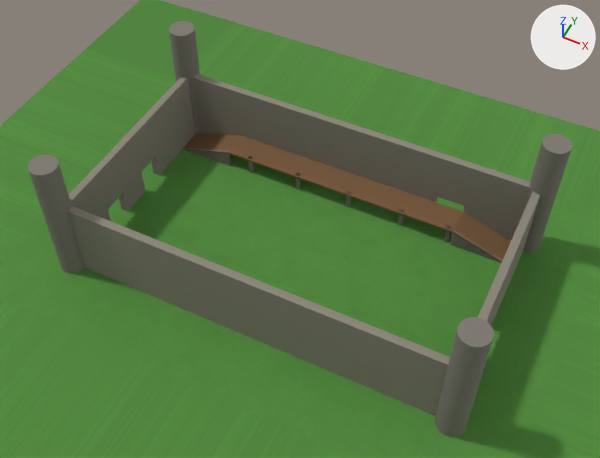
The glTF model assets/maps/room-demo.glb: old version first, new version second.
Rendered twice from a 50 mm lens placed at (70.9, -143.8, 189.7), pointed at (1.2, -4.4, 15.6). Every picture has the same lights, and +X, +Y and +Z are marked at upper right. The first picture is the older version. Where no turn or scale is listed for an object, it has been applied to the vertices.

The scene before the commit, as lines of its bpy script (objects in view):
```python
ob_ground = bpy.data.objects.new('ground', me_mesh_0)
ob_ground.location = (-78.5, 54.0, 0.0)
ob_mb_static_0 = bpy.data.objects.new('mb_static_0', me_mesh_1)
ob_mb_static_0.location = (-78.5, 54.0, 0.0)
ob_mb_static_1 = bpy.data.objects.new('mb_static_1', me_mesh_2)
ob_mb_static_1.location = (-78.5, 54.0, 0.0)
ob_mesh_3 = bpy.data.objects.new('Mesh_3', me_mesh_3)
ob_mesh_3.parent = ob_obj_r1o15
ob_mesh_3.location = (0.0, 0.0, 0.0)
ob_mesh_3_001 = bpy.data.objects.new('Mesh_3.001', me_mesh_3)
ob_mesh_3_001.parent = ob_obj_r1o16
ob_mesh_3_001.location = (0.0, 0.0, 0.0)
ob_mesh_3_002 = bpy.data.objects.new('Mesh_3.002', me_mesh_3)
ob_mesh_3_002.parent = ob_obj_r1o17
ob_mesh_3_002.location = (0.0, 0.0, 0.0)
ob_mesh_3_003 = bpy.data.objects.new('Mesh_3.003', me_mesh_3)
ob_mesh_3_003.parent = ob_obj_r1o18
ob_mesh_3_003.location = (0.0, 0.0, 0.0)
ob_mesh_3_028 = bpy.data.objects.new('Mesh_3.028', me_mesh_3)
ob_mesh_3_028.parent = ob_obj_r1o43
ob_mesh_3_028.location = (0.0, 0.0, 0.0)
ob_mesh_3_029 = bpy.data.objects.new('Mesh_3.029', me_mesh_3)
ob_mesh_3_029.parent = ob_obj_r1o44
ob_mesh_3_029.location = (0.0, 0.0, 0.0)
```
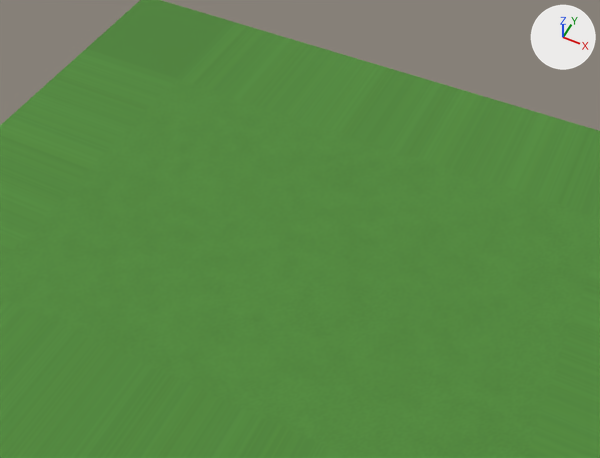
Not visible in the pictures: 'Mesh_3.046', 'Mesh_3.047', 'Mesh_3.048', 'Mesh_3.049', 'Mesh_3.050', 'Mesh_3.051'.

Location of each change, [x1, y1, x2, y2] in pixels of the pictures (600 x 458 px):
'mb_static_0', deleted
    before: [68, 74, 540, 416]
'mb_static_1', deleted (brown)
    before: [183, 133, 511, 262]
'Mesh_3.003', deleted
    before: [435, 317, 494, 437]
'Mesh_3.002', deleted
    before: [27, 154, 85, 274]
'Mesh_3.001', deleted
    before: [523, 134, 573, 252]
'Mesh_3', deleted
    before: [169, 21, 200, 134]
'Mesh_3.056', deleted
    before: [397, 209, 404, 226]
'Mesh_3.055', deleted
    before: [345, 190, 351, 207]
'Mesh_3.057', deleted
    before: [443, 225, 451, 242]
'Mesh_3.054', deleted
    before: [295, 172, 300, 189]
'Mesh_3.053', deleted
    before: [248, 156, 254, 173]
'Mesh_3.028', deleted
    before: [227, 151, 230, 166]
'Mesh_3.029', deleted
    before: [451, 231, 456, 245]
'Mesh_3.030', deleted
    before: [453, 232, 458, 246]
'Mesh_3.031', deleted
    before: [455, 233, 460, 247]
'Mesh_3.032', deleted
    before: [457, 235, 462, 248]
'Mesh_3.033', deleted
    before: [459, 236, 464, 249]
'Mesh_3.036', deleted
    before: [466, 240, 471, 251]
'Mesh_3.034', deleted
    before: [462, 237, 467, 249]
'Mesh_3.035', deleted
    before: [464, 239, 469, 250]
'Mesh_3.037', deleted
    before: [468, 241, 473, 252]
'Mesh_3.038', deleted
    before: [471, 243, 475, 253]
'Mesh_3.039', deleted
    before: [473, 244, 477, 253]
'Mesh_3.042', deleted
    before: [480, 248, 484, 256]
'Mesh_3.040', deleted
    before: [475, 245, 479, 254]
'Mesh_3.041', deleted
    before: [477, 247, 482, 255]
'Mesh_3.043', deleted
    before: [482, 249, 486, 257]
'Mesh_3.044', deleted
    before: [484, 251, 488, 257]
'Mesh_3.045', deleted
    before: [486, 252, 490, 258]

The change, as a diff of the scene's bpy script:
```diff
--- a/assets/maps/room-demo.glb.py
+++ b/assets/maps/room-demo.glb.py
@@ ob_mb_static_0 @@
-ob_mb_static_0 = bpy.data.objects.new('mb_static_0', me_mesh_1)
@@ ob_mb_static_1 @@
-ob_mb_static_1 = bpy.data.objects.new('mb_static_1', me_mesh_2)
@@ ob_mesh_3 @@
-ob_mesh_3 = bpy.data.objects.new('Mesh_3', me_mesh_3)
@@ ob_mesh_3_001 @@
-ob_mesh_3_001 = bpy.data.objects.new('Mesh_3.001', me_mesh_3)
@@ ob_mesh_3_002 @@
-ob_mesh_3_002 = bpy.data.objects.new('Mesh_3.002', me_mesh_3)
@@ ob_mesh_3_003 @@
-ob_mesh_3_003 = bpy.data.objects.new('Mesh_3.003', me_mesh_3)
@@ ob_mesh_3_028 @@
-ob_mesh_3_028 = bpy.data.objects.new('Mesh_3.028', me_mesh_3)
@@ ob_mesh_3_029 @@
-ob_mesh_3_029 = bpy.data.objects.new('Mesh_3.029', me_mesh_3)
@@ ob_mesh_3_030 @@
-ob_mesh_3_030 = bpy.data.objects.new('Mesh_3.030', me_mesh_3)
@@ ob_mesh_3_031 @@
-ob_mesh_3_031 = bpy.data.objects.new('Mesh_3.031', me_mesh_3)
@@ ob_mesh_3_032 @@
-ob_mesh_3_032 = bpy.data.objects.new('Mesh_3.032', me_mesh_3)
@@ ob_mesh_3_033 @@
-ob_mesh_3_033 = bpy.data.objects.new('Mesh_3.033', me_mesh_3)
@@ ob_mesh_3_034 @@
-ob_mesh_3_034 = bpy.data.objects.new('Mesh_3.034', me_mesh_3)
@@ ob_mesh_3_035 @@
-ob_mesh_3_035 = bpy.data.objects.new('Mesh_3.035', me_mesh_3)
@@ ob_mesh_3_036 @@
-ob_mesh_3_036 = bpy.data.objects.new('Mesh_3.036', me_mesh_3)
@@ ob_mesh_3_037 @@
-ob_mesh_3_037 = bpy.data.objects.new('Mesh_3.037', me_mesh_3)
@@ ob_mesh_3_038 @@
-ob_mesh_3_038 = bpy.data.objects.new('Mesh_3.038', me_mesh_3)
@@ ob_mesh_3_039 @@
-ob_mesh_3_039 = bpy.data.objects.new('Mesh_3.039', me_mesh_3)
@@ ob_mesh_3_040 @@
-ob_mesh_3_040 = bpy.data.objects.new('Mesh_3.040', me_mesh_3)
@@ ob_mesh_3_041 @@
-ob_mesh_3_041 = bpy.data.objects.new('Mesh_3.041', me_mesh_3)
@@ ob_mesh_3_042 @@
-ob_mesh_3_042 = bpy.data.objects.new('Mesh_3.042', me_mesh_3)
@@ ob_mesh_3_043 @@
-ob_mesh_3_043 = bpy.data.objects.new('Mesh_3.043', me_mesh_3)
@@ ob_mesh_3_044 @@
-ob_mesh_3_044 = bpy.data.objects.new('Mesh_3.044', me_mesh_3)
@@ ob_mesh_3_045 @@
-ob_mesh_3_045 = bpy.data.objects.new('Mesh_3.045', me_mesh_3)
@@ ob_mesh_3_046 @@
-ob_mesh_3_046 = bpy.data.objects.new('Mesh_3.046', me_mesh_3)
@@ ob_mesh_3_047 @@
-ob_mesh_3_047 = bpy.data.objects.new('Mesh_3.047', me_mesh_3)
@@ ob_mesh_3_048 @@
-ob_mesh_3_048 = bpy.data.objects.new('Mesh_3.048', me_mesh_3)
@@ ob_mesh_3_049 @@
-ob_mesh_3_049 = bpy.data.objects.new('Mesh_3.049', me_mesh_3)
@@ ob_mesh_3_050 @@
-ob_mesh_3_050 = bpy.data.objects.new('Mesh_3.050', me_mesh_3)
@@ ob_mesh_3_051 @@
-ob_mesh_3_051 = bpy.data.objects.new('Mesh_3.051', me_mesh_3)
@@ ob_mesh_3_053 @@
-ob_mesh_3_053 = bpy.data.objects.new('Mesh_3.053', me_mesh_3)
@@ ob_mesh_3_054 @@
-ob_mesh_3_054 = bpy.data.objects.new('Mesh_3.054', me_mesh_3)
@@ ob_mesh_3_055 @@
-ob_mesh_3_055 = bpy.data.objects.new('Mesh_3.055', me_mesh_3)
@@ ob_mesh_3_056 @@
-ob_mesh_3_056 = bpy.data.objects.new('Mesh_3.056', me_mesh_3)
@@ ob_mesh_3_057 @@
-ob_mesh_3_057 = bpy.data.objects.new('Mesh_3.057', me_mesh_3)
```
